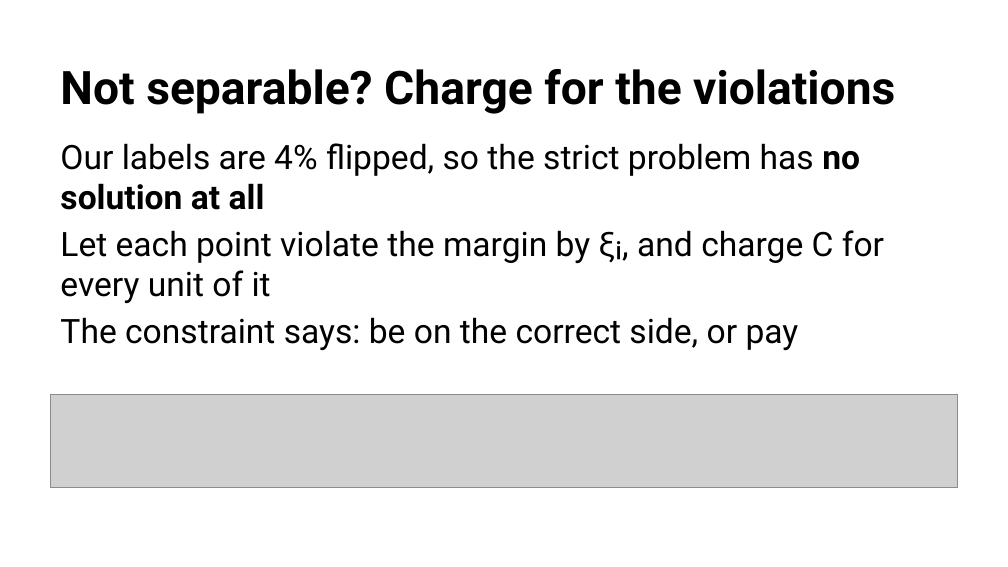
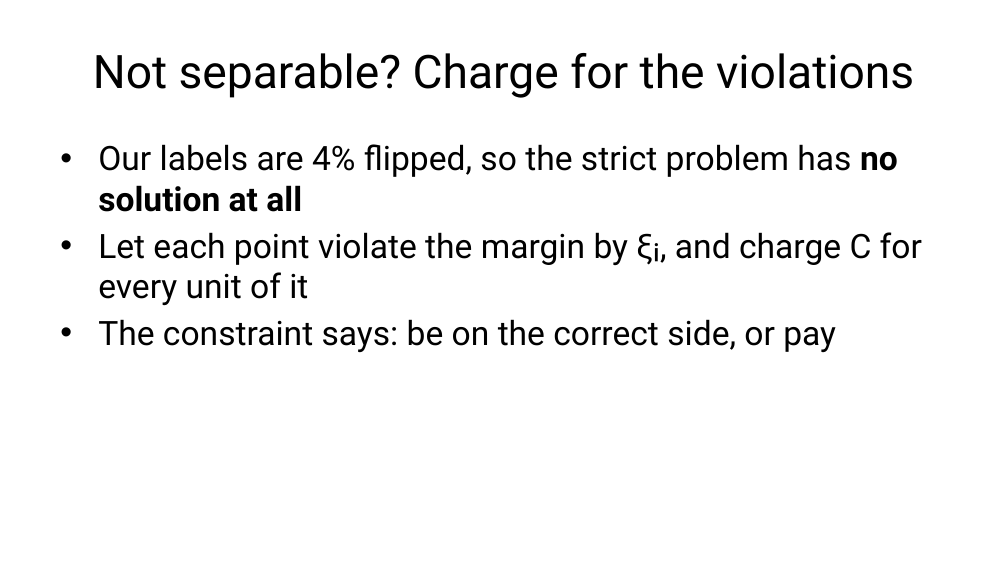
Before and after one commit to fabioantonini/technologies-for-artificial-intelligence, a slide deck: slide 38 of Lessons/06_knn_naive_bayes_svm/Slides/knn_naive_bayes_svm_slides.pptx. Drawn at 1008x567 pixels with LibreOffice and Linux fonts; fonts in the diff are those of the drawing; grey boxes stand for pictures; background and template pictures are left out. Boxes give left, top, right and bottom in pixels: in the first picture for what was removed or moved away, otherwise in the second. Text is boxed around its words. In the diff, an @@ line names an element or a change of style, - is before the commit and + after.

```diff
--- a/Lessons/06_knn_naive_bayes_svm/Slides/knn_naive_bayes_svm_slides.pptx
+++ b/Lessons/06_knn_naive_bayes_svm/Slides/knn_naive_bayes_svm_slides.pptx
@@ title "Not separable? Charge for the ..." at bbox=[93, 53, 914, 98]: bold off; alignment left to centre; vertical alignment bottom to middle @@
@@ text "Our labels are 4% flipped, ..." at bbox=[98, 144, 922, 352]: bullet none to • @@
@@ picture removed at bbox=[50, 394, 958, 487] @@
```
Also in this commit, not shown: 1 slide added, 14 other files.
